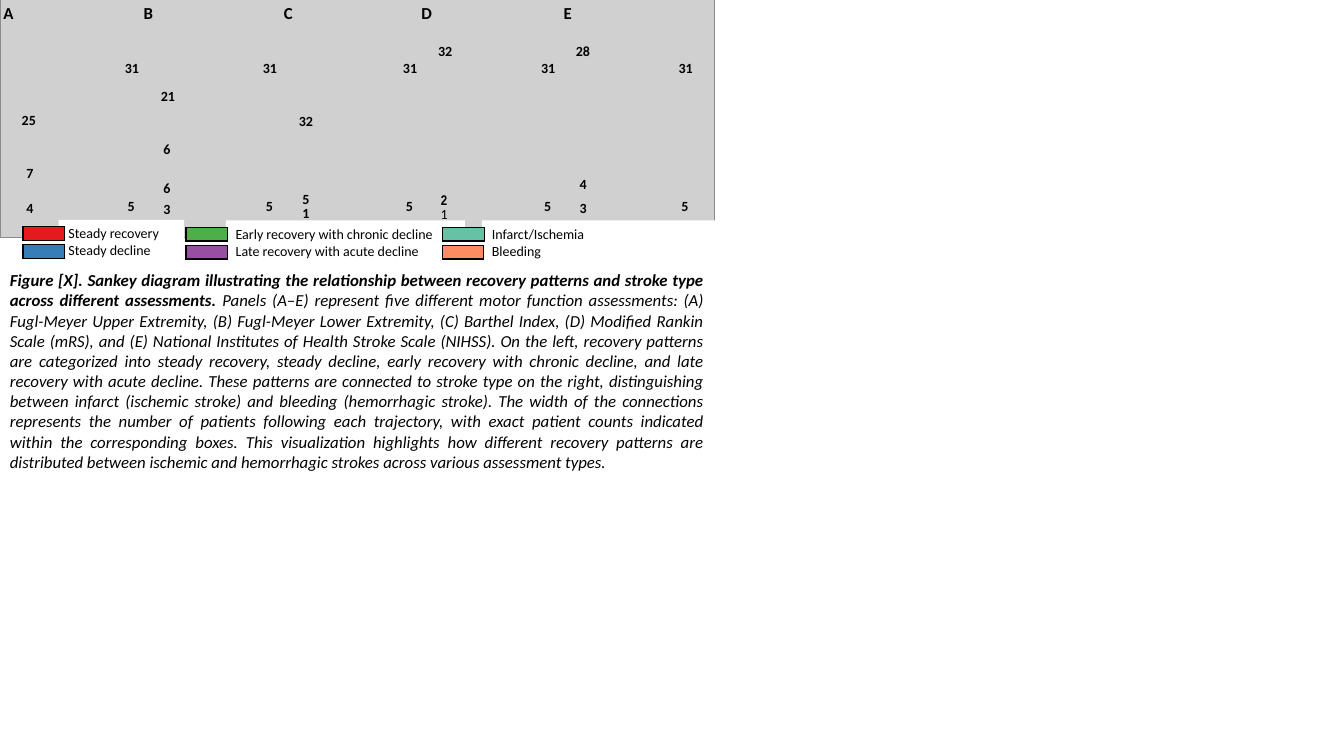
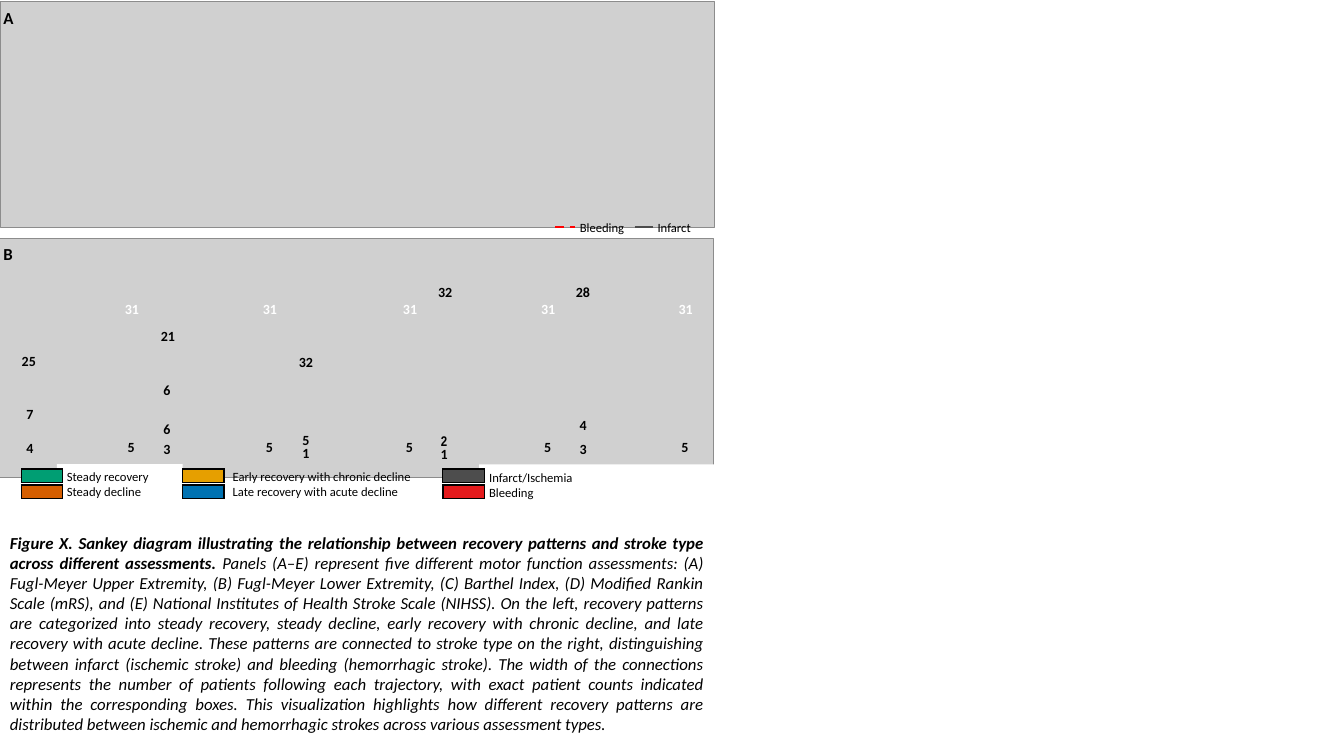
Before and after one commit to Aswendt-Lab/2025_Klein_Behaviour, a slide deck: slide 2 of output/figures/PP_figure_creation.pptx (slide 4 before the commit). Drawn at 1344x756 pixels with LibreOffice and Linux fonts; fonts in the diff are those of the drawing; grey boxes stand for pictures. Boxes give left, top, right and bottom in pixels: in the first picture for what was removed or moved away, otherwise in the second. Text is boxed around its words. In the diff, an @@ line names an element or a change of style, - is before the commit and + after.

Commit message:
adjusted figures

```diff
--- a/output/figures/PP_figure_creation.pptx
+++ b/output/figures/PP_figure_creation.pptx
@@ text "A": place and size @@
-text "A" at <box>3,8,13,19</box>
+text "A" at <box>3,13,13,24</box>
@@ picture: place and size @@
-picture at <box>0,0,714,238</box>
+picture at <box>0,2,714,228</box>
@@ text removed at <box>284,8,293,19</box> @@
-C
@@ text removed at <box>421,8,432,19</box> @@
-D
@@ text removed at <box>564,8,572,19</box> @@
-E
@@ text "B": place and size @@
-text "B" at <box>144,8,153,19</box>
+text "B" at <box>3,249,12,260</box>
@@ rectangle removed at <box>23,227,65,241</box> @@
@@ rectangle removed at <box>187,228,228,242</box> @@
@@ group added at <box>0,223,714,499</box>: 4 rectangles, 2 texts, 2 lines, 1 picture @@
+Infarct
+Bleeding
@@ rectangle removed at <box>23,245,65,259</box> @@
@@ rectangle removed at <box>187,245,228,259</box> @@
@@ text colour #000000 to #FFFFFF in 5 elements at <box>263,305,277,314</box>, <box>679,305,693,314</box>, <box>403,305,417,314</box>, <box>541,305,555,314</box>, <box>125,305,139,314</box> @@
@@ text "1" at <box>441,450,448,459</box>: bold on @@
@@ rectangle "Steady recovery" at <box>56,464,182,504</box>: size 10 to 9 pt @@
@@ rectangle "Steady recovery": place and size @@
-rectangle "Steady recovery" at <box>58,220,185,264</box>
+rectangle "Steady recovery" at <box>56,464,182,504</box>
@@ text "Early recovery with chronic decline": place and size @@
-text "Early recovery with chronic decline" at <box>226,221,465,265</box>
+text "Early recovery with chronic decline" at <box>233,472,411,498</box>
@@ text "Early recovery with chronic decline" at <box>233,472,411,498</box>: size 10 to 9 pt; fill #FFFFFF to none @@
@@ rectangle at <box>443,469,484,483</box>: fill #66C2A5 to #4D4D4D @@
@@ rectangle "Infarct/Ischemia": place and size @@
-rectangle "Infarct/Ischemia" at <box>482,221,721,265</box>
+rectangle "Infarct/Ischemia" at <box>479,465,718,505</box>
@@ rectangle "Infarct/Ischemia" at <box>479,465,718,505</box>: size 10 to 9 pt @@
@@ 26 texts, 2 rectangles: place and size @@
-26 texts, 2 rectangles at <box>22,46,693,259</box>
+26 texts, 2 rectangles at <box>22,287,693,499</box>
@@ rectangle at <box>443,485,484,499</box>: fill #FC8D62 to #E41A1C @@
@@ text at <box>10,537,704,733</box>: text changed @@
-Figure [X]. Sankey diagram illustrating the relationship between recovery patterns and stroke type across different assessments. Panels (A–E) represent five different motor function assessments: (A) Fugl-Meyer Upper Extremity, (B) Fugl-Meyer Lower Extremity, (C) Barthel Index, (D) Modified Rankin Scale (mRS), and (E) National Institutes of Health Stroke Scale (NIHSS). On the left, recovery patterns are categorized into steady recovery, steady decline, early recovery with chronic decline, and late recovery with acute decline. These patterns are connected to stroke type on the right, distinguishing between infarct (ischemic stroke) and bleeding (hemorrhagic stroke). The width of the connections represents the number of patients following each trajectory, with exact patient counts indicated within the corresponding boxes. This visualization highlights how different recovery patterns are distributed between ischemic and hemorrhagic strokes across various assessment types.
+Figure X. Sankey diagram illustrating the relationship between recovery patterns and stroke type across different assessments. Panels (A–E) represent five different motor function assessments: (A) Fugl-Meyer Upper Extremity, (B) Fugl-Meyer Lower Extremity, (C) Barthel Index, (D) Modified Rankin Scale (mRS), and (E) National Institutes of Health Stroke Scale (NIHSS). On the left, recovery patterns are categorized into steady recovery, steady decline, early recovery with chronic decline, and late recovery with acute decline. These patterns are connected to stroke type on the right, distinguishing between infarct (ischemic stroke) and bleeding (hemorrhagic stroke). The width of the connections represents the number of patients following each trajectory, with exact patient counts indicated within the corresponding boxes. This visualization highlights how different recovery patterns are distributed between ischemic and hemorrhagic strokes across various assessment types.
```
Also in this commit, not shown: 5 other slides changed, 47 other files.
